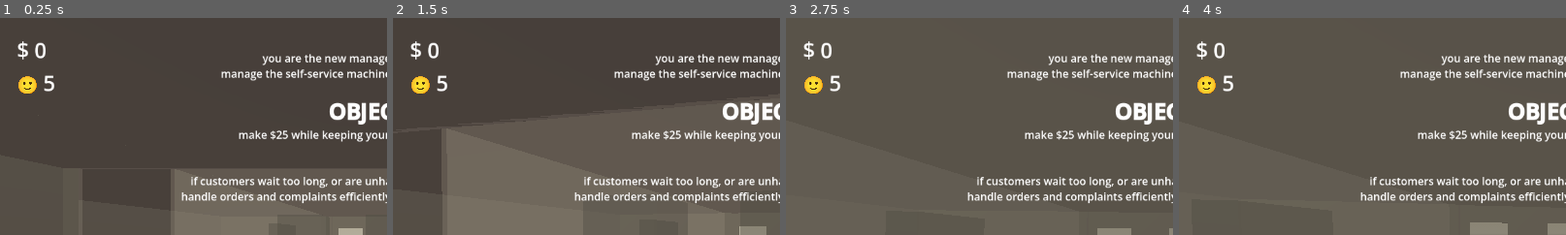
Above: before the commit, frames 1-4 (left to right).
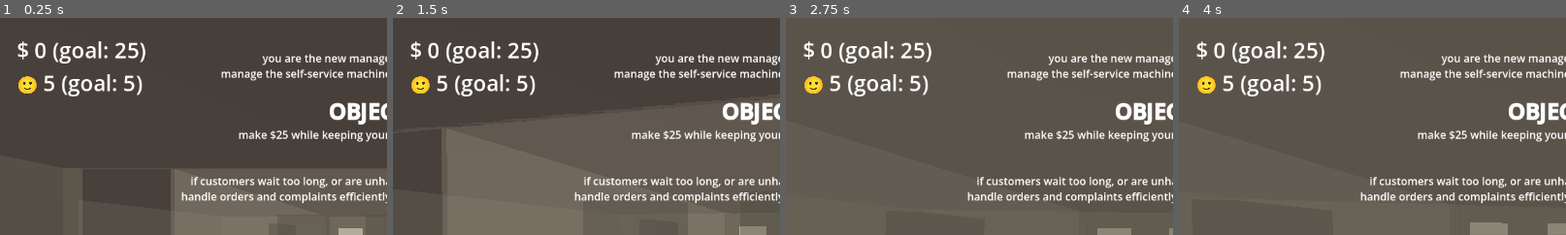
Above: after the commit, the same moments.

Repository: Sunday-Studio-Team/cafe
Game: Godot game, scene res://main.tscn
Two runs of this game, one before a commit and one after it. Both use one fixed random seed, a clock stepped at 60 frames per second and the inputs below.
Inputs (mouse positions are % of the whole screen's width and height, from its top left):
- Up to frame 1 (0.25 s): no input
- Up to frame 2 (1.5 s): tap Enter at 0.5 s; move the mouse to (55, 50) at 0.52 s; hold E (interact) 0.53-1.28 s; hold W (move_forward) from 0.53 s (still down); move the mouse to (45, 50) at 1.27 s; tap I at 1.35 s
- Up to frame 3 (2.75 s): keep holding W (move_forward); move the mouse to (52, 48) at 2.02 s; hold E (interact) from 2.03 s (still down)
- Up to frame 4 (4 s): keep holding W (move_forward); tap Space at 2.75 s; move the mouse to (49, 52) at 2.77 s; release E (interact) at 2.78 s; tap I at 2.85 s; tap Enter at 3.5 s; move the mouse to (57, 51) at 3.52 s; hold E (interact) from 3.53 s (still down)
The pictures show only the part of the screen within x 0-50%, y 0-50%; the shares and areas given below are measured in that part.

The runs differ from the first frame. In frame 1, 1.6% of the frame differs, in the area x 13-38%, y 10-37%; in frame 2, 1.6%; in frame 3, 1.6%; in frame 4, 1.6%.

Commit message:
always show goal scores

Diff:
--- a/godot/ui.gd
+++ b/godot/ui.gd
@@ -29,8 +29,8 @@
 
 
 func _physics_process(_delta: float) -> void:
-	profit_label.text = "$ " + str(Global.profit_score)
-	customer_happiness_label.text = "🙂 " + str(Global.customer_score)
+	profit_label.text = "$ " + str(Global.profit_score) + " (goal: %s)" % Global.goal_profit
+	customer_happiness_label.text = "🙂 " + str(Global.customer_score) + " (goal: %s)" % Global.goal_customer_score
 	time_left_label.text = "TIME LEFT: " + str(int(game_timer.time_left))
 
 	var hovered_interactable: Interactable = Global.hovered_interactable
